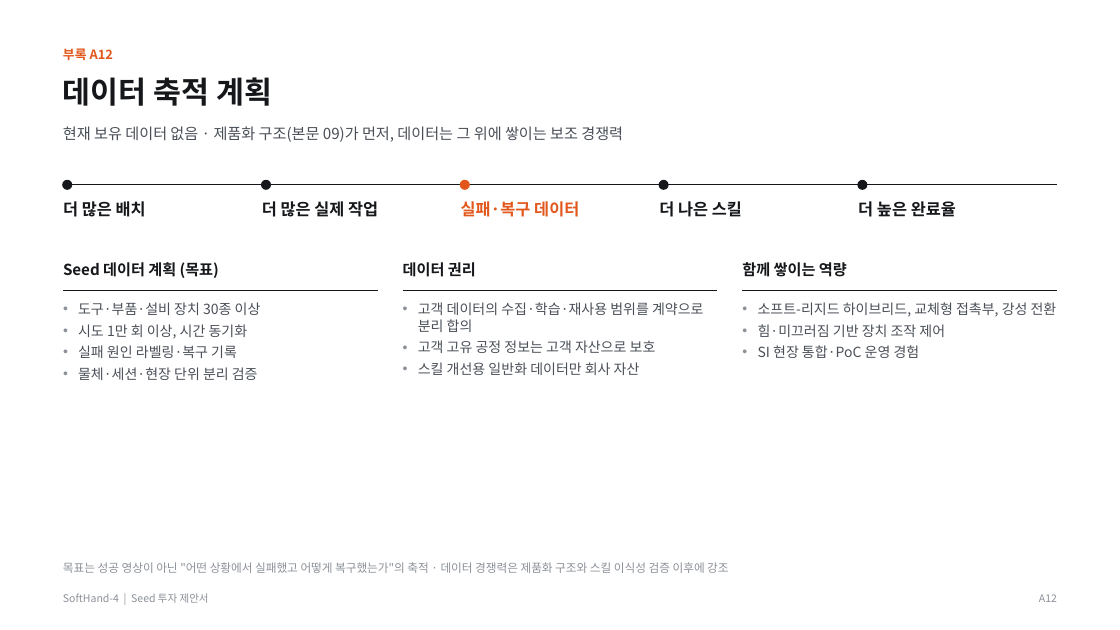
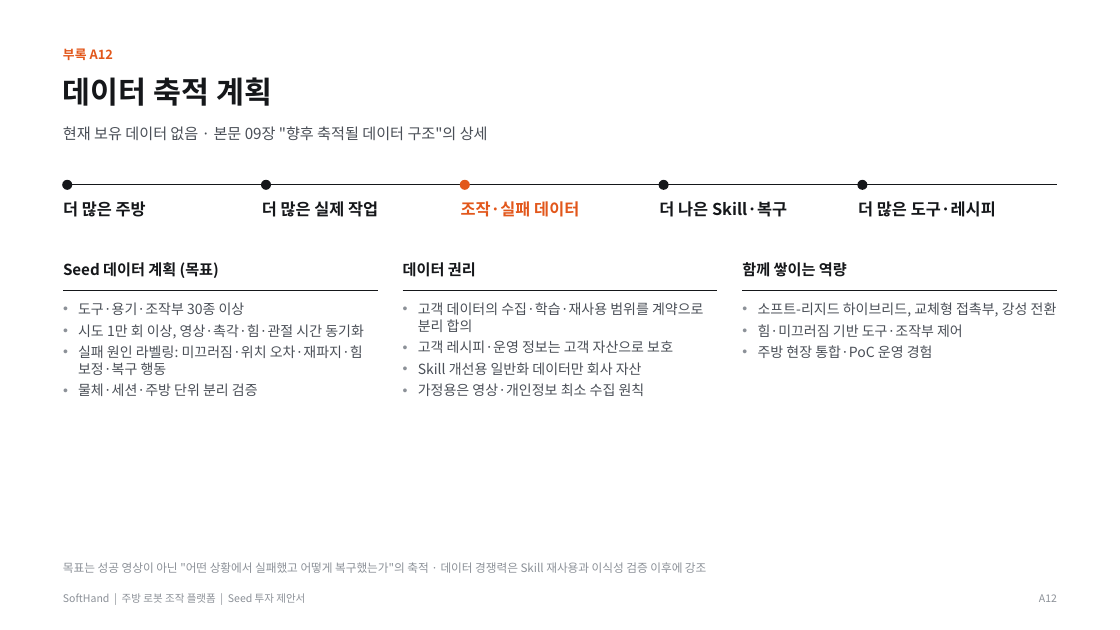
Before and after one commit to kimdonghyun2789-hash/D, a slide deck: slide 27 of SoftHand_Founding_Seed_IR_Deck_Final.pptx (slide 29 before the commit). Drawn at 1120x630 pixels with LibreOffice and Linux fonts; fonts in the diff are those of the drawing. Boxes give left, top, right and bottom in pixels: in the first picture for what was removed or moved away, otherwise in the second. Text is boxed around its words. In the diff, an @@ line names an element or a change of style, - is before the commit and + after.

```diff
--- a/SoftHand_Founding_Seed_IR_Deck_Final.pptx
+++ b/SoftHand_Founding_Seed_IR_Deck_Final.pptx
@@ text at (x1=63, y1=126, x2=488, y2=140): text changed @@
-현재 보유 데이터 없음 · 제품화 구조(본문 09)가 먼저, 데이터는 그 위에 쌓이는 보조 경쟁력
+현재 보유 데이터 없음 · 본문 09장 "향후 축적될 데이터 구조"의 상세
@@ text at (x1=63, y1=201, x2=146, y2=217): text changed @@
-더 많은 배치
+더 많은 주방
@@ text at (x1=461, y1=201, x2=579, y2=217): text changed @@
-실패·복구 데이터
+조작·실패 데이터
@@ text at (x1=659, y1=201, x2=787, y2=217): text changed @@
-더 나은 스킬
+더 나은 Skill·복구
@@ text at (x1=858, y1=201, x2=996, y2=217): text changed @@
-더 높은 완료율
+더 많은 도구·레시피
@@ text at (x1=78, y1=302, x2=364, y2=396): text changed @@
-• 도구·부품·설비 장치 30종 이상
-• 시도 1만 회 이상, 시간 동기화
-• 실패 원인 라벨링·복구 기록
-• 물체·세션·현장 단위 분리 검증
+• 도구·용기·조작부 30종 이상
+• 시도 1만 회 이상, 영상·촉각·힘·관절 시간 동기화
+• 실패 원인 라벨링: 미끄러짐·위치 오차·재파지·힘 보정·복구 행동
+• 물체·세션·주방 단위 분리 검증
@@ text at (x1=758, y1=324, x2=963, y2=358): text changed @@
-• 힘·미끄러짐 기반 장치 조작 제어
-• SI 현장 통합·PoC 운영 경험
+• 힘·미끄러짐 기반 도구·조작부 제어
+• 주방 현장 통합·PoC 운영 경험
@@ text at (x1=418, y1=340, x2=673, y2=396): text changed @@
-• 고객 고유 공정 정보는 고객 자산으로 보호
-• 스킬 개선용 일반화 데이터만 회사 자산
+• 고객 레시피·운영 정보는 고객 자산으로 보호
+• Skill 개선용 일반화 데이터만 회사 자산
+• 가정용은 영상·개인정보 최소 수집 원칙
@@ text at (x1=63, y1=562, x2=706, y2=573): text changed @@
-목표는 성공 영상이 아닌 "어떤 상황에서 실패했고 어떻게 복구했는가"의 축적 · 데이터 경쟁력은 제품화 구조와 스킬 이식성 검증 이후에 강조
+목표는 성공 영상이 아닌 "어떤 상황에서 실패했고 어떻게 복구했는가"의 축적 · 데이터 경쟁력은 Skill 재사용과 이식성 검증 이후에 강조
@@ text at (x1=63, y1=593, x2=305, y2=603): text changed @@
-SoftHand-4 | Seed 투자 제안서
+SoftHand | 주방 로봇 조작 플랫폼 | Seed 투자 제안서
```
Also in this commit, not shown: 16 other slides changed, 15 slides added, 16 slides removed, 31 other files.
